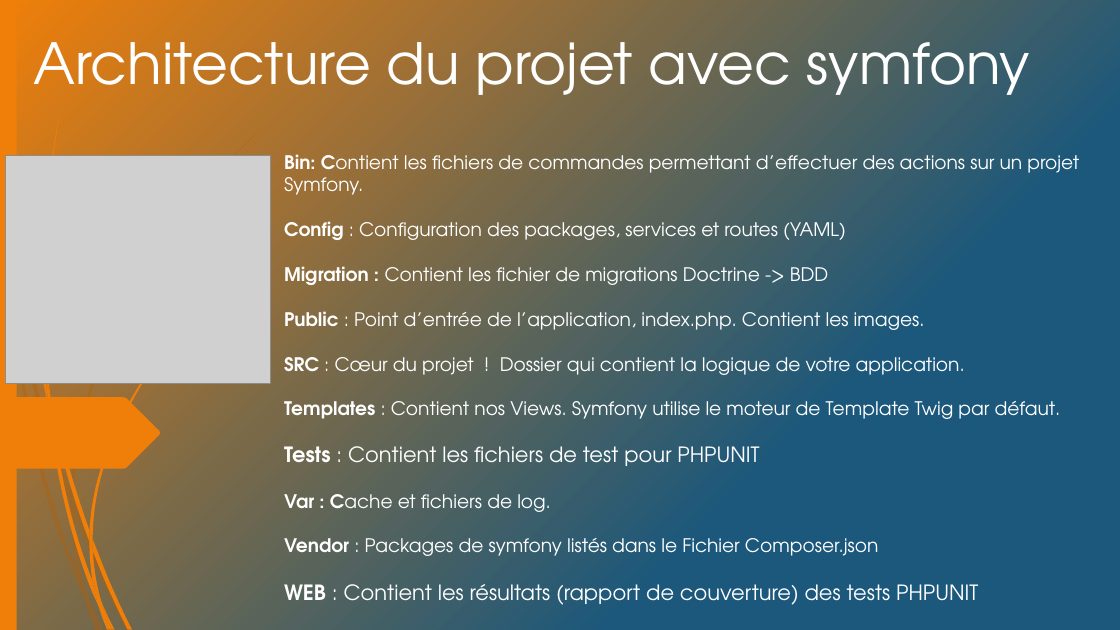
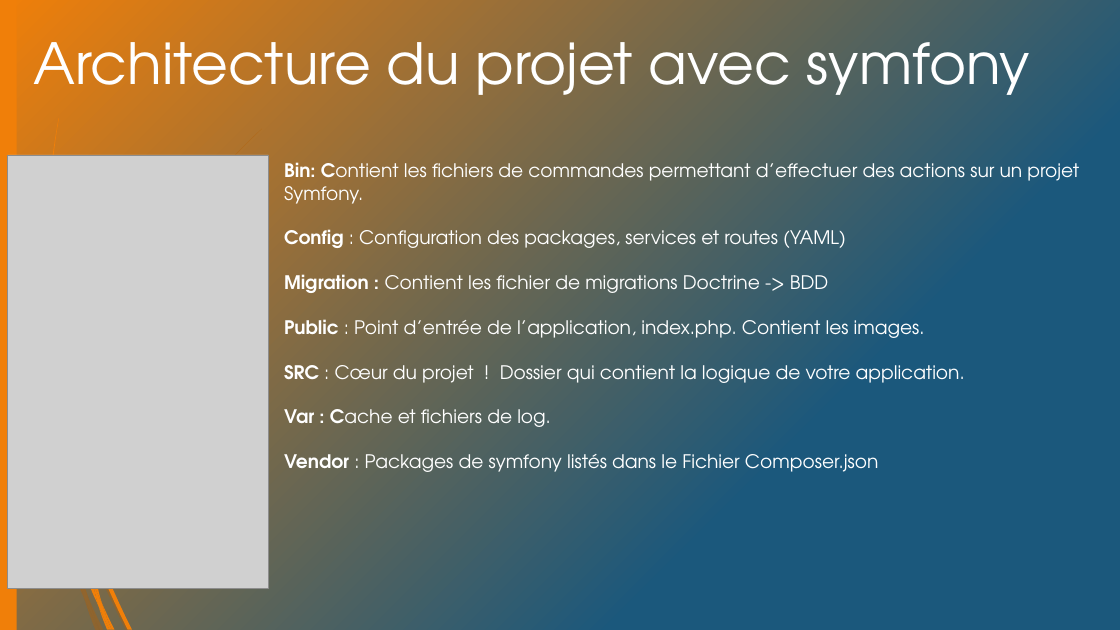
Before and after one commit to avamdui/P7-API, a slide deck: slide 7 of UML/BileMo.pptx. Drawn at 1120x630 pixels with LibreOffice and Linux fonts; fonts in the diff are those of the drawing; grey boxes stand for pictures; background and template pictures are left out. Boxes give left, top, right and bottom in pixels: in the first picture for what was removed or moved away, otherwise in the second. Text is boxed around its words. In the diff, an @@ line names an element or a change of style, - is before the commit and + after.

```diff
--- a/UML/BileMo.pptx
+++ b/UML/BileMo.pptx
@@ picture: place and size @@
-picture at [5,156,271,384]
+picture at [8,155,268,588]
@@ text "Bin: Contient les fichiers de ...": place and size @@
-text "Bin: Contient les fichiers de ..." at [284,154,1079,605]
+text "Bin: Contient les fichiers de ..." at [284,162,1079,472]
@@ freeform shape removed at [12,290,71,503] @@
@@ text at [284,401,1061,466]: paragraphs removed @@
-Templates : Contient nos Views. Symfony utilise le moteur de Template Twig par défaut.
-Tests : Contient les fichiers de test pour PHPUNIT
@@ freeform shape removed at [71,492,74,513] @@
@@ group removed at [46,289,218,551]: 4 freeform shapes @@
@@ text at [284,584,978,605]: paragraph removed @@
-WEB : Contient les résultats (rapport de couverture) des tests PHPUNIT
```
Also in this commit, not shown: 2 slides added, 13 other files.
